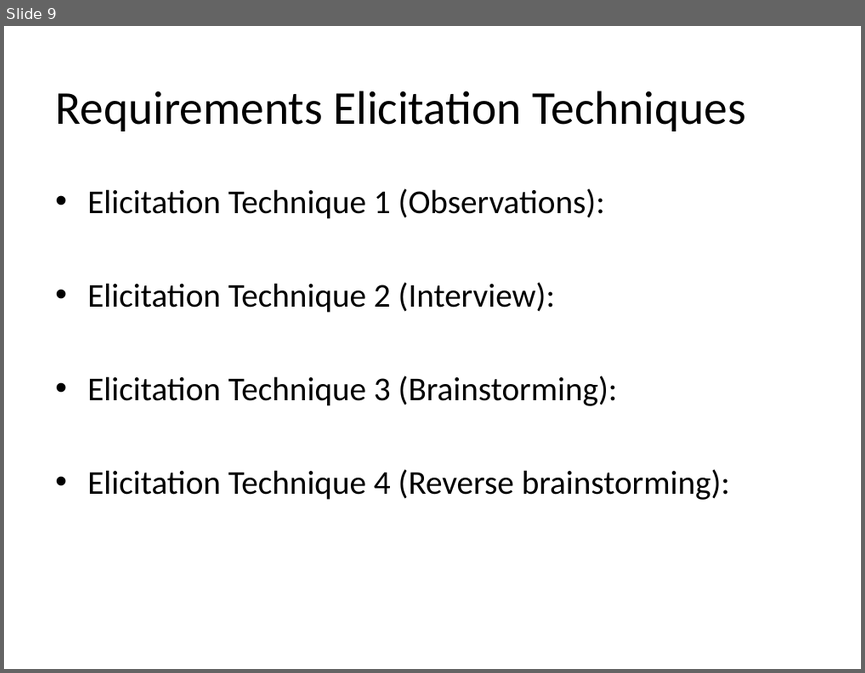
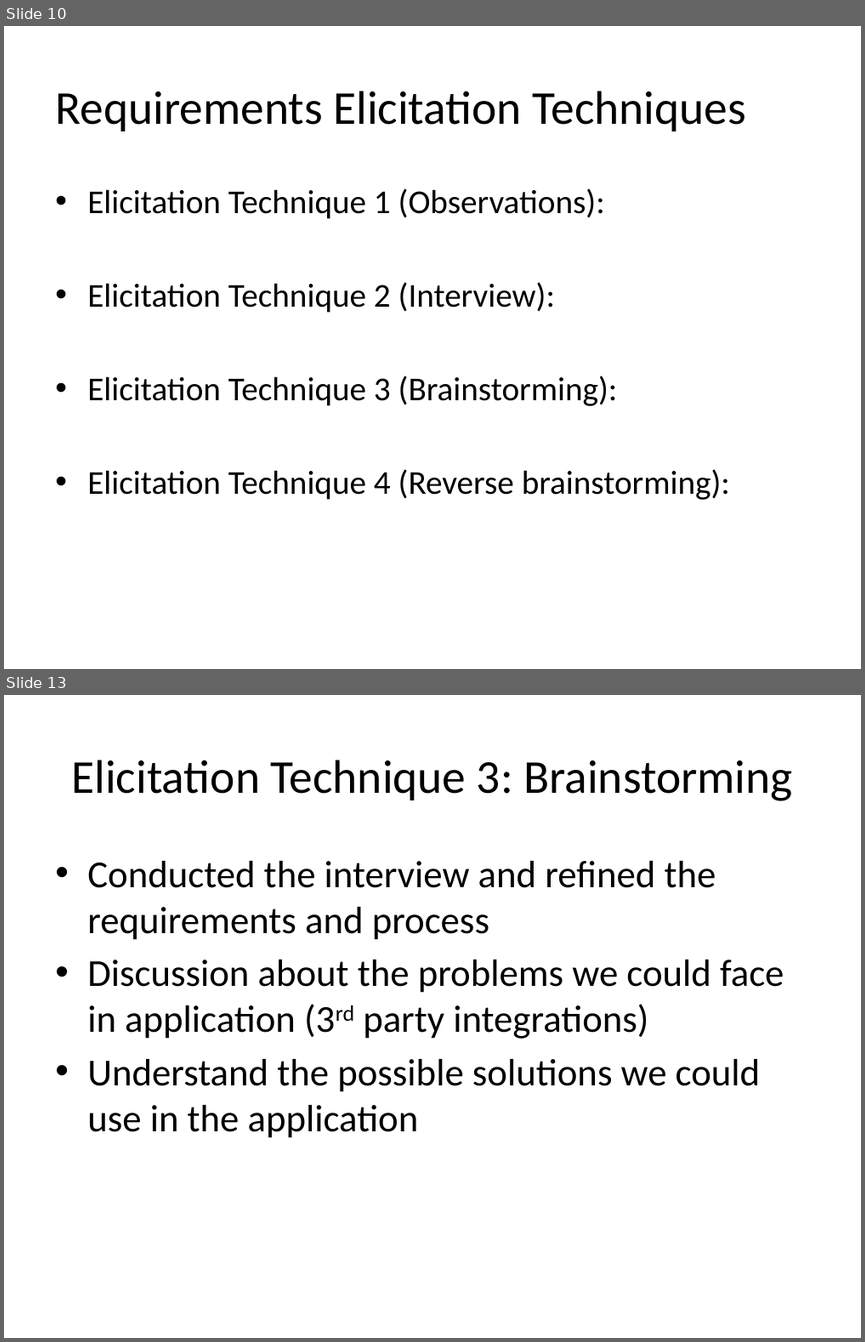
Before and after one commit to alihsn2010/REDocument, a slide deck: Software Requirement Engineering and product management.pptx. Shown one above the other, each under a label of ours: slide 9 before the commit, slides 10 and 13 after it; the slides between them are not shown. The pictures are 865x673 and 865x1342 pixels, drawn with LibreOffice and Linux fonts; fonts in the diff are those of the drawing. Boxes give left, top, right and bottom in pixels: in the first picture for what was removed or moved away, otherwise in the second. Text is boxed around its words. In the diff, an @@ line names an element or a change of style, - is before the commit and + after.

```diff
--- a/Software Requirement Engineering and product management.pptx
+++ b/Software Requirement Engineering and product management.pptx
@@ slide 13 added at [4, 695, 861, 1338], background #FFFFFF @@
@@ title added at [71, 760, 792, 801], 39.6 pt, text #000000 @@
+Elicitation Technique 3: Brainstorming
@@ text added at [87, 861, 783, 1138], 32 pt, text #000000 @@
+• Conducted the interview and refined the requirements and process
+• Discussion about the problems we could face in application (3rd party integrations)
+• Understand the possible solutions we could use in the application
@@ what was slide 9 is now slide 10 @@
```
Also in this commit, not shown: 4 slides changed, 20 other slides added, 2 slides removed.
